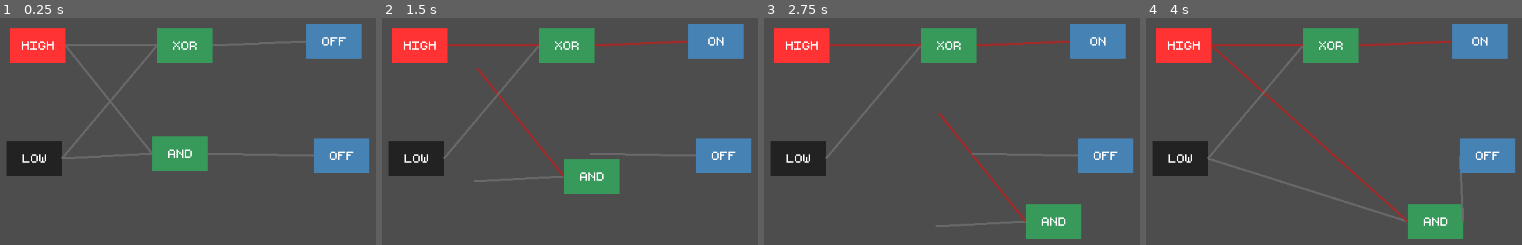
Above: before the commit, frames 1-4 (left to right).
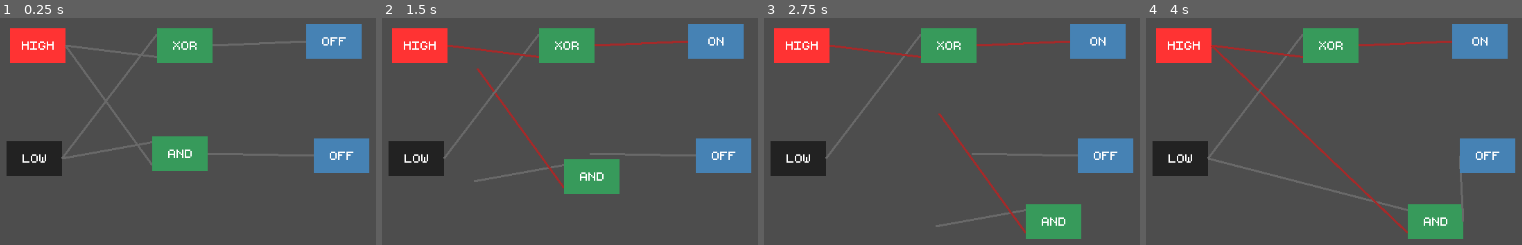
Above: after the commit, the same moments.

Repository: MrPuffyWuff/ants
Game: Godot game, scene res://main/main.tscn
The game is run twice, just before and just after one commit, with the same random seed, the same clock (stepped at 60 frames per second) and the same inputs.
Inputs (mouse positions are in pixels of both pictures, inside the frame that each line leads up to):
- Up to frame 1 (0.25 s): no input
- Up to frame 2 (1.5 s): tap Enter at 0.5 s; move the mouse to (outside the picture) at 0.52 s; hold Right 0.53-1.25 s; tap Space (redraw) at 0.6, 1.25 s; click (outside the picture) at 0.67 s; drag from (581, 154) to (697, 222) at 1.27 s
- Up to frame 3 (2.75 s): tap Enter at 2 s; move the mouse to (outside the picture) at 2.02 s; hold Right from 2.03 s (still down); tap Shift at 2.1 s; click (outside the picture) at 2.17 s
- Up to frame 4 (4 s): release Right at 2.75 s; tap Space (redraw) at 2.75 s; drag from (1461, 222) to (1262, 63) at 2.77 s; tap Enter at 3.5 s; move the mouse to (outside the picture) at 3.52 s; hold Left from 3.53 s (still down); tap Alt at 3.6 s; click (outside the picture) at 3.67 s

The runs differ from the first frame. In frame 1, 1.3% of the frame differs, in the area x 17-42%, y 7-65%; in frame 2, 1.8%; in frame 3, 1.8%; in frame 4, 2.7%, in the area x 17-70%, y 7-95%.

Commit message:
Made Power and Ground Flippable and tweak output wire connection & Movable

Diff:
--- a/logic-simulator/gates/and/and_gate.gd
+++ b/logic-simulator/gates/and/and_gate.gd
@@ -13,7 +13,7 @@
 
 
 # Called every frame. 'delta' is the elapsed time since the previous frame.
-func _process(delta: float) -> void:
+func _process(_delta: float) -> void:
 	set_output()
 
 func set_output():
--- a/logic-simulator/gates/gate_component.gd
+++ b/logic-simulator/gates/gate_component.gd
@@ -2,6 +2,7 @@
 
 @onready var parent : Node2D = get_parent()
 
+var draggable: bool = true
 var dragging: bool = false
 
 func _ready() -> void:
@@ -12,29 +13,43 @@
 	elif parent.identity.gate_label == "HIGH":
 		$ColorRect.color = Color.RED.lightened(0.20)
 	$ColorRect/Name.text = parent.identity.gate_label
+	draggable = parent.identity.draggable
 	queue_redraw()
 
-func _process(delta: float) -> void:
+func _process(_delta: float) -> void:
 	if Input.is_action_just_pressed("redraw"):
 		queue_redraw()
 
-	if dragging:
+	if dragging and draggable:
 		parent.position = get_global_mouse_position()
 
 func _draw():
 	if parent.identity.gate_label == "":
-		if parent.input_1.output == 1:
-			$ColorRect/Name.text = 'ON'
-		else:
-			$ColorRect/Name.text = 'OFF'
+		$ColorRect/Name.text = 'ON' if parent.input_1.output == 1 else 'OFF'
+
+	var yShift: float = 0 if parent.identity.gate_label == "" else 0.33
 
 	if parent.input_1 != null:
 		var color = Color.BROWN if parent.input_1.output == 1 else Color.DIM_GRAY
-		draw_line(Vector2(-1 * $ColorRect.size.x, 0), parent.input_1.global_position - parent.global_position, color, 3.0)
+		draw_line(Vector2(-1 * $ColorRect.size.x, -yShift * $ColorRect.size.y), parent.input_1.global_position - parent.global_position, color, 3.0)
 	if parent.input_2 != null:
 		var color = Color.BROWN if parent.input_2.output == 1 else Color.DIM_GRAY
-		draw_line(Vector2(-1 * $ColorRect.size.x, 0), parent.input_2.global_position - parent.global_position, color, 3.0)
+		draw_line(Vector2(-1 * $ColorRect.size.x, yShift * $ColorRect.size.y), parent.input_2.global_position - parent.global_position, color, 3.0)
 
 func _on_color_rect_gui_input(event: InputEvent) -> void:
 	if event is InputEventMouseButton:
 		dragging = event.pressed
+
+		if event.is_released() and not draggable:
+			if parent.identity.gate_label == "HIGH":
+				$ColorRect.color = Color.DARK_GRAY.darkened(0.80)
+				parent.identity.gate_label = "LOW"
+				$ColorRect/Name.text = parent.identity.gate_label
+				parent.identity.truth_table[Vector2i(0, 0)] = 0
+				parent.identity.truth_table[Vector2i(1, 0)] = 0
+			elif parent.identity.gate_label == "LOW":
+				$ColorRect.color = Color.RED.lightened(0.20)
+				parent.identity.gate_label = "HIGH"
+				$ColorRect/Name.text = parent.identity.gate_label
+				parent.identity.truth_table[Vector2i(0, 0)] = 1
+				parent.identity.truth_table[Vector2i(1, 0)] = 1
--- a/logic-simulator/gates/identity.gd
+++ b/logic-simulator/gates/identity.gd
@@ -7,3 +7,4 @@
 	Vector2i(1,0) : 1,
 	Vector2i(0,0) : 0,
 }
+@export var draggable: bool = true
--- a/logic-simulator/gates/identity/identity_gate.gd
+++ b/logic-simulator/gates/identity/identity_gate.gd
@@ -13,7 +13,7 @@
 
 
 # Called every frame. 'delta' is the elapsed time since the previous frame.
-func _process(delta: float) -> void:
+func _process(_delta: float) -> void:
 	set_output()
 
 func set_output():
--- a/logic-simulator/gates/power_syms/ground_node.gd
+++ b/logic-simulator/gates/power_syms/ground_node.gd
@@ -13,7 +13,7 @@
 
 
 # Called every frame. 'delta' is the elapsed time since the previous frame.
-func _process(delta: float) -> void:
+func _process(_delta: float) -> void:
 	set_output()
 
 func set_output():
--- a/logic-simulator/gates/power_syms/ground_node.tscn
+++ b/logic-simulator/gates/power_syms/ground_node.tscn
@@ -11,6 +11,7 @@
 Vector2i(0, 0): 0,
 Vector2i(1, 0): 0
 })
+draggable = false
 metadata/_custom_type_script = "uid://buf8tp4wdejta"
 
 [node name="GroundNode" type="Node2D" unique_id=1728609067]
--- a/logic-simulator/gates/power_syms/power_node.gd
+++ b/logic-simulator/gates/power_syms/power_node.gd
@@ -13,7 +13,7 @@
 
 
 # Called every frame. 'delta' is the elapsed time since the previous frame.
-func _process(delta: float) -> void:
+func _process(_delta: float) -> void:
 	set_output()
 
 func set_output():
--- a/logic-simulator/gates/power_syms/power_node.tscn
+++ b/logic-simulator/gates/power_syms/power_node.tscn
@@ -11,6 +11,7 @@
 Vector2i(0, 0): 1,
 Vector2i(1, 0): 1
 })
+draggable = false
 metadata/_custom_type_script = "uid://buf8tp4wdejta"
 
 [node name="PowerNode" type="Node2D" unique_id=1072166286]
--- a/logic-simulator/gates/xor/xor_gate.gd
+++ b/logic-simulator/gates/xor/xor_gate.gd
@@ -13,7 +13,7 @@
 
 
 # Called every frame. 'delta' is the elapsed time since the previous frame.
-func _process(delta: float) -> void:
+func _process(_delta: float) -> void:
 	set_output()
 
 func set_output():
